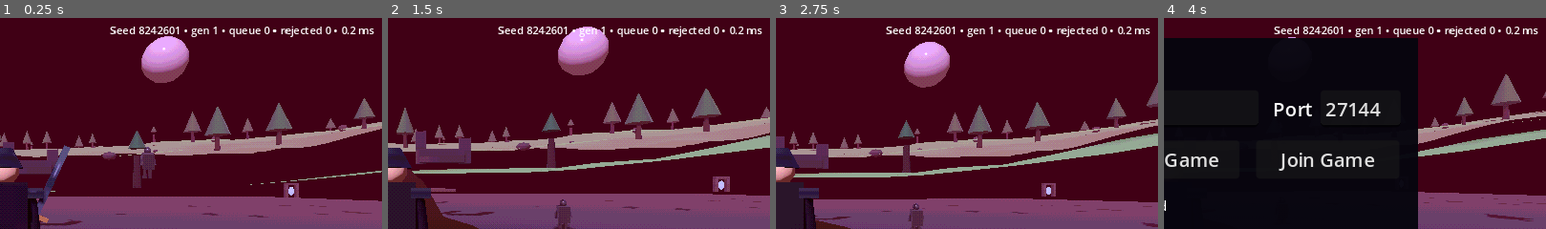
Above: before the commit, frames 1-4 (left to right).
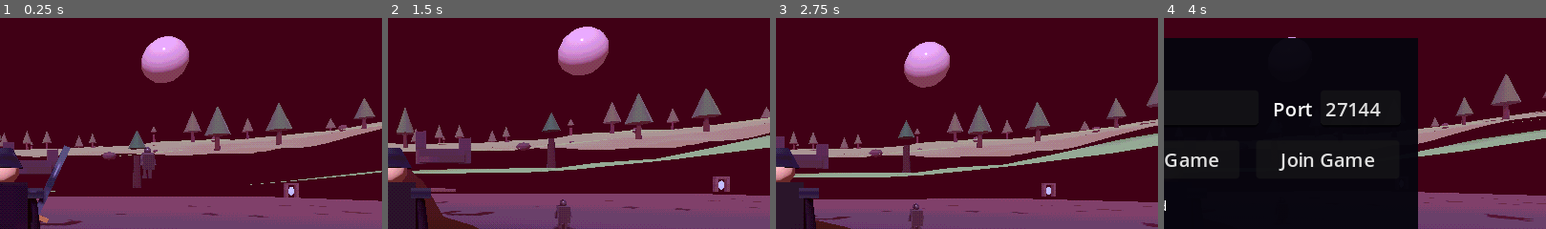
Above: after the commit, the same moments.

Repository: jasonjllind-cpu/aispel
Game: Godot game, scene res://main.tscn
Same seed, same stepped clock (60 frames per second), same inputs: the game is played once before the commit and once after it.
Inputs (mouse positions are % of the whole screen's width and height, from its top left):
- Up to frame 1 (0.25 s): no input
- Up to frame 2 (1.5 s): tap Enter at 0.5 s; move the mouse to (55, 49) at 0.52 s; press the mouse at (55, 49) at 0.53 s; hold W (move_forward) from 0.53 s (still down); tap Space (jump) at 0.77 s; move the mouse to (45, 50) at 1.27 s; release the mouse at (45, 50) at 1.28 s; tap R (equip_next) at 1.35 s
- Up to frame 3 (2.75 s): keep holding W (move_forward); tap Space (jump) at 1.52, 2 s; move the mouse to (52, 47) at 2.02 s; hold E (interact) from 2.03 s (still down)
- Up to frame 4 (4 s): keep holding W (move_forward); tap Enter at 2.75 s; move the mouse to (49, 51) at 2.77 s; release E (interact) at 2.78 s; tap Shift (sprint) at 2.85 s; tap Space (jump) at 3.02, 3.77 s; move the mouse to (57, 50) at 3.52 s; tap N at 3.6 s
The pictures show only the part of the screen within x 50-100%, y 9-59%; the shares and areas given below are measured in that part.

The runs differ from the first frame. In frame 1, 1.2% of the frame differs, in the area x 28-98%, y 3-10%; in frame 2, 1.2%; in frame 3, 1.2%; in frame 4, 1.2%.

Commit message:
Remove overlapping runtime debug HUD

Diff:
--- a/scripts/world/procedural_exploration_runtime.gd
+++ b/scripts/world/procedural_exploration_runtime.gd
@@ -1,4 +1,12 @@
 extends "res://scripts/world/procedural_exploration_system.gd"
+
+func _build_ui() -> void:
+	super._build_ui()
+	if status_label != null:
+		status_label.free()
+		status_label = null
+	if discovery_card != null:
+		discovery_card.position = Vector2(145, 42)
 
 func _is_headless_runtime() -> bool:
 	return DisplayServer.get_name() == "headless"
